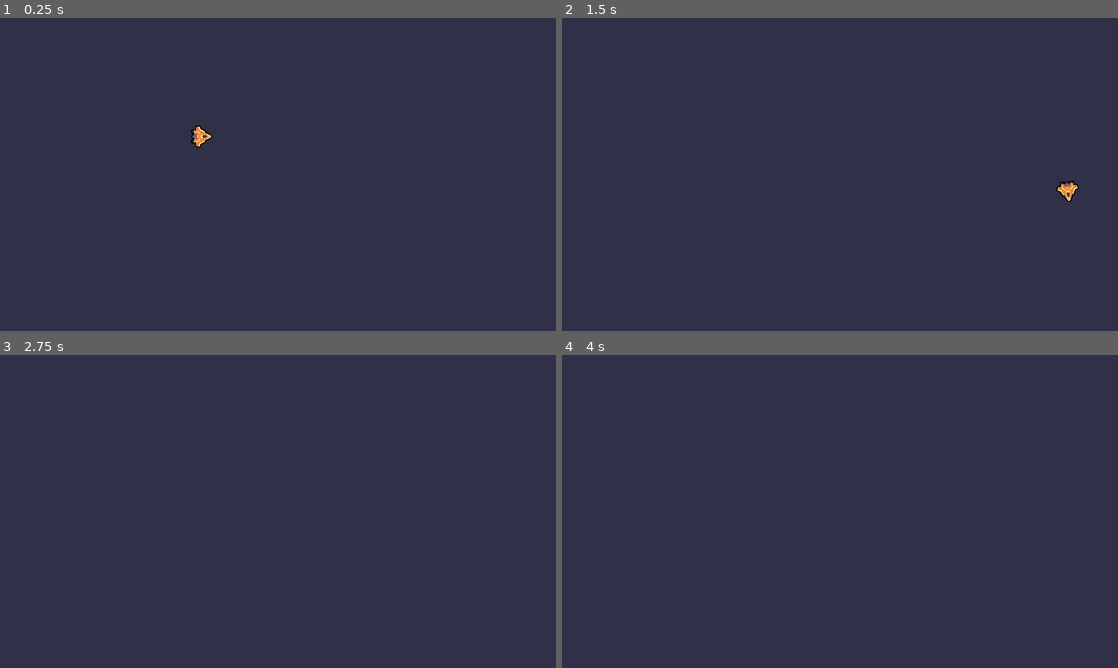
Above: before the commit, frames 1-4 (two rows, left to right).
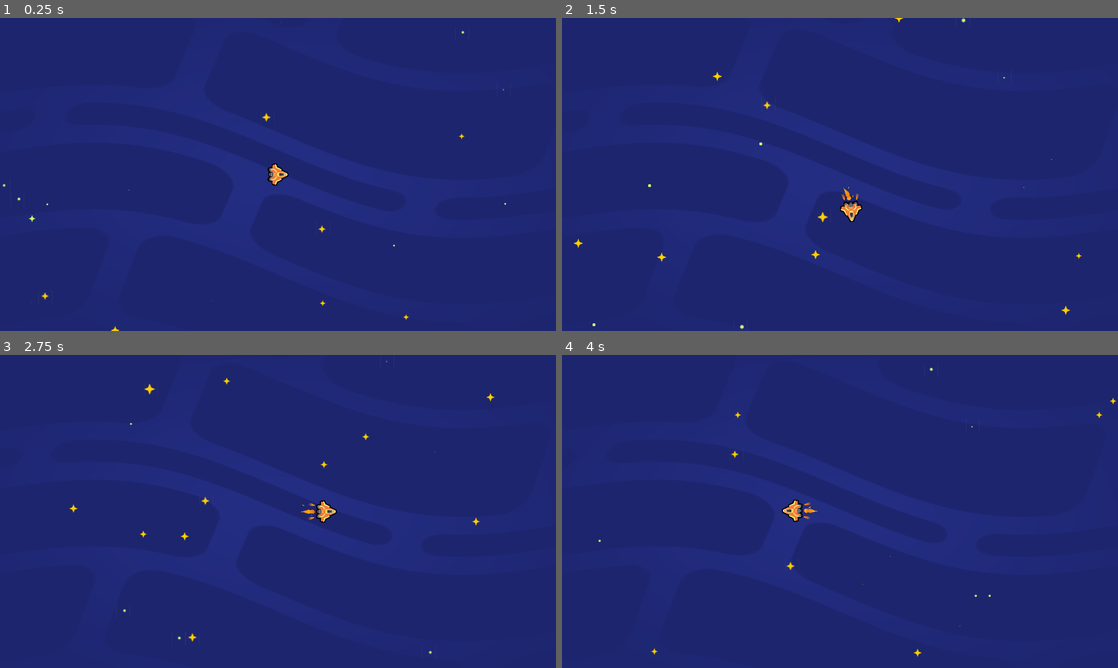
Above: after the commit, the same moments.

Repository: keliang5/2d-GameDev-Course
Game: Godot game, scene res://lessons/space_level.tscn
Same seed, same stepped clock (60 frames per second), same inputs: the game is played once before the commit and once after it. Before the commit the project starts from res://lessons/ship.tscn.
Inputs:
- Up to frame 1 (0.25 s): no input
- Up to frame 2 (1.5 s): tap Enter at 0.5 s; hold D (move_right) 0.53-1.28 s; tap Space (boost) at 0.6, 1.35 s; hold S (move_down) from 1.28 s (still down)
- Up to frame 3 (2.75 s): release S (move_down) at 2.03 s; hold D (move_right) from 2.03 s (still down); tap Space (boost) at 2.1 s
- Up to frame 4 (4 s): release D (move_right) at 2.78 s; hold W (move_up) 2.78-3.53 s; tap Space (boost) at 2.85, 3.6 s; hold A (move_left) from 3.53 s (still down)

The runs differ from the first frame. In frame 1, 100% of the frame differs, in the area x 0-100%, y 0-100%; in frame 2, 100%; in frame 3, 100%; in frame 4, 100%.

Commit message:
L6 Completed

Diff:
--- a/04.to_space_and_beyond_workbook/lessons/ship.gd
+++ b/04.to_space_and_beyond_workbook/lessons/ship.gd
@@ -1,10 +1,10 @@
 extends Sprite2D
 
-var max_speed :=600.0
+var max_speed := 1000.0
 var velocity :=Vector2(0, 0)
-var boost_speed := 1500.0
-var normal_speed := 600.0
-var steering_factor := 10.0
+var boost_speed := 2500.0
+var normal_speed := 2000.0
+var steering_factor := 12.0
 
 func _process(delta: float) -> void:
 	var direction := Vector2(0, 0)
--- a/04.to_space_and_beyond_workbook/lessons/ship.tscn
+++ b/04.to_space_and_beyond_workbook/lessons/ship.tscn
@@ -10,6 +10,7 @@
 script = ExtResource("2_uh0g3")
 
 [node name="BoostTimer" type="Timer" parent="."]
+wait_time = 2.0
 one_shot = true
 
 [connection signal="timeout" from="BoostTimer" to="." method="_on_boost_timer_timeout"]
--- /dev/null
+++ b/04.to_space_and_beyond_workbook/lessons/space_level.tscn
@@ -0,0 +1,29 @@
+[gd_scene load_steps=5 format=3 uid="uid://b2xwhbfgb2to6"]
+
+[ext_resource type="PackedScene" uid="uid://c2s0nj1lokdif" path="res://lessons/ship.tscn" id="1_5t53l"]
+[ext_resource type="PackedScene" uid="uid://dgf54k70yiiff" path="res://assets/ship/main_thruster/main_thruster.tscn" id="2_mql7s"]
+[ext_resource type="PackedScene" uid="uid://bklom8bhpxg4h" path="res://assets/ship/side_thruster/side_thruster.tscn" id="3_m071a"]
+[ext_resource type="PackedScene" uid="uid://bxfevggvxo634" path="res://assets/background/space_background.tscn" id="4_yud0y"]
+
+[node name="SpaceLevel" type="Node2D"]
+
+[node name="Ship" parent="." instance=ExtResource("1_5t53l")]
+position = Vector2(895, 567)
+
+[node name="MainThruster" parent="Ship" instance=ExtResource("2_mql7s")]
+position = Vector2(-34.3571, 1.18758)
+points = PackedVector2Array(0, 0, 33.3333, 0, 66.6667, 0)
+
+[node name="SideThruster" parent="Ship" instance=ExtResource("3_m071a")]
+position = Vector2(-45.0936, -24.9395)
+rotation = 1.88533
+
+[node name="SideThruster2" parent="Ship" instance=ExtResource("3_m071a")]
+position = Vector2(-47.2409, 24.9395)
+rotation = 1.27191
+
+[node name="Camera2D" type="Camera2D" parent="Ship"]
+position_smoothing_enabled = true
+position_smoothing_speed = 12.0
+
+[node name="SpaceBackground" parent="." instance=ExtResource("4_yud0y")]
--- a/04.to_space_and_beyond_workbook/project.godot
+++ b/04.to_space_and_beyond_workbook/project.godot
@@ -11,7 +11,7 @@
 [application]
 
 config/name="M4. To Space and Beyond (Workbook)"
-run/main_scene="res://lessons/ship.tscn"
+run/main_scene="res://lessons/space_level.tscn"
 config/features=PackedStringArray("4.2", "Forward Plus")
 config/icon="res://assets/ship.png"
 
